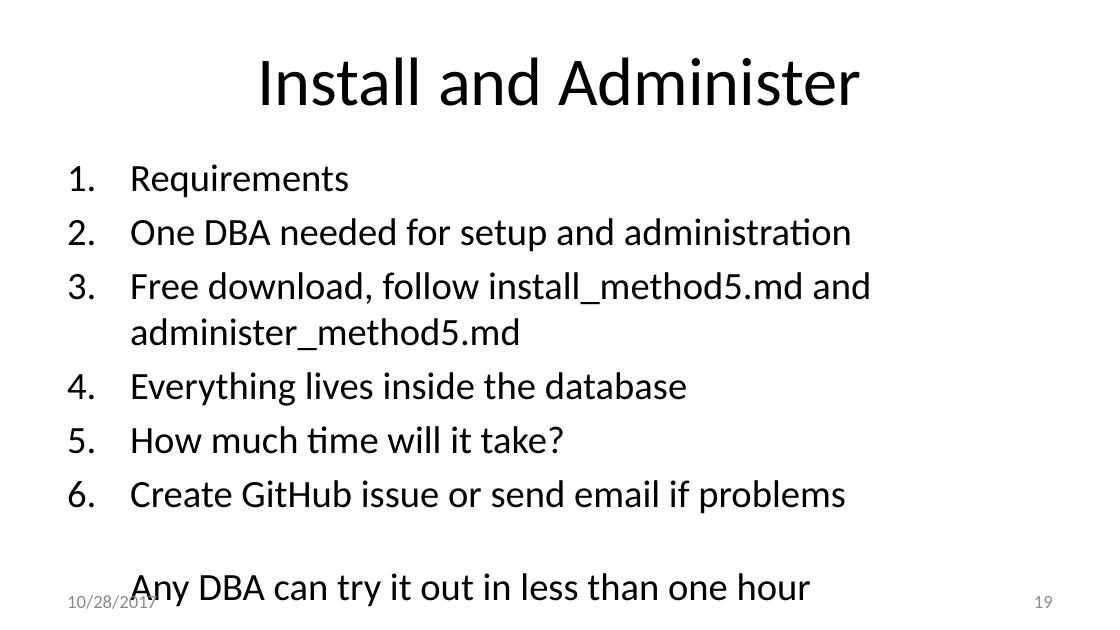
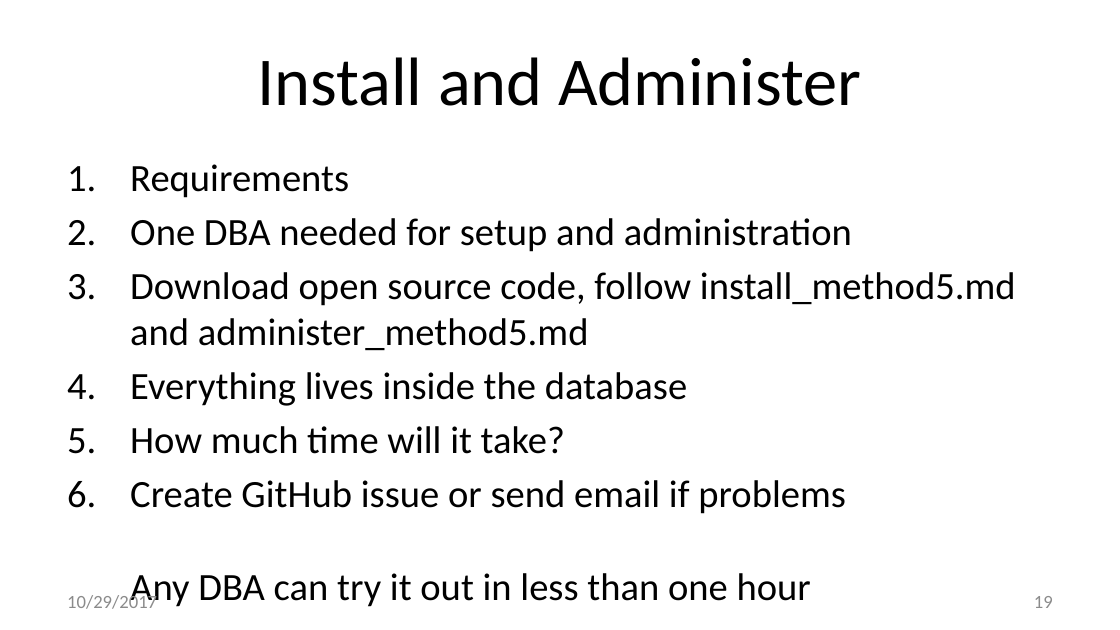
Before and after one commit to method5/method5.github.io, a slide deck: slide 19 of presentations/Method5.pptx. Drawn at 1120x630 pixels with LibreOffice and Linux fonts; fonts in the diff are those of the drawing; background and template pictures are left out. Boxes give left, top, right and bottom in pixels: in the first picture for what was removed or moved away, otherwise in the second. Text is boxed around its words. In the diff, an @@ line names an element or a change of style, - is before the commit and + after.

Commit message:
Minor typos and grammar fixes.

```diff
--- a/presentations/Method5.pptx
+++ b/presentations/Method5.pptx
@@ text at (x1=130, y1=272, x2=1016, y2=351): text changed @@
-3. Free download, follow install_method5.md and administer_method5.md
+3. Download open source code, follow install_method5.md and administer_method5.md
@@ text at (x1=67, y1=592, x2=157, y2=609): text changed @@
-10/28/2017
+10/29/2017
```
Also in this commit, not shown: 19 other slides changed.
